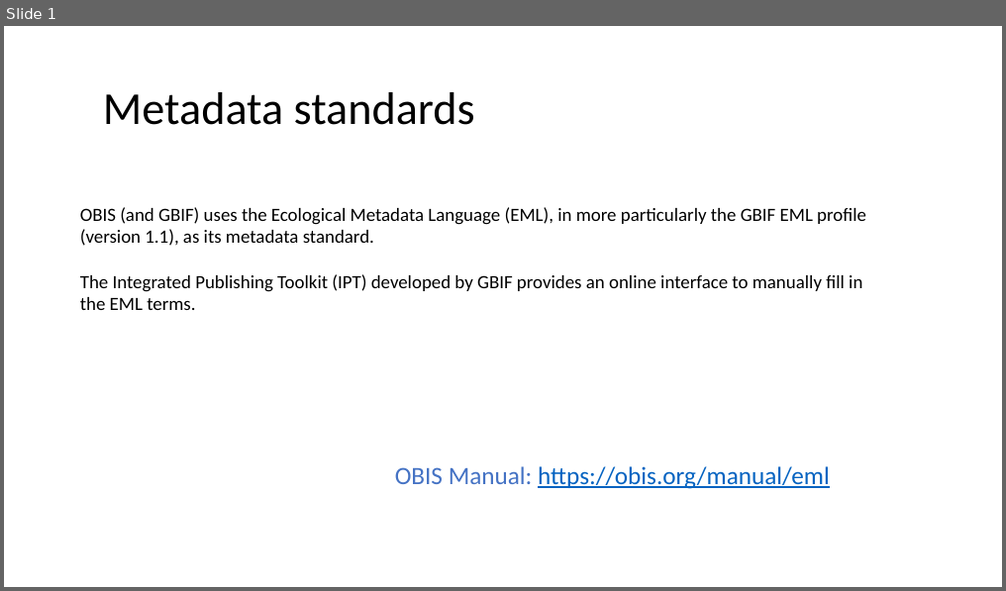
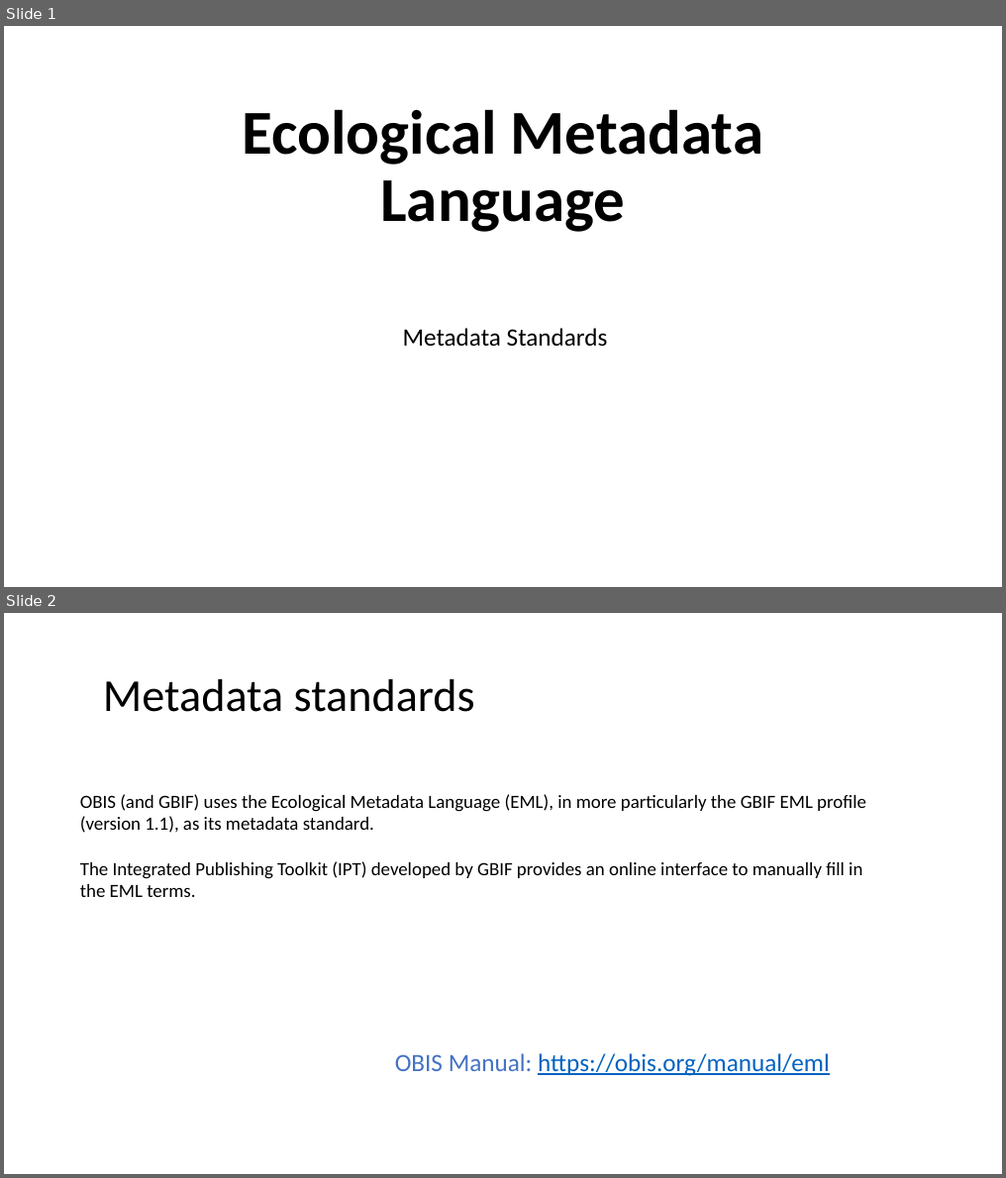
Before and after one commit to ocean-tracking-network/obis-workshop, a slide deck: 04 -EML standards.pptx. Shown one above the other, each under a label of ours: slide 1 before the commit, slides 1 and 2 after it. The pictures are 1006x591 and 1006x1178 pixels, drawn with LibreOffice and Linux fonts; fonts in the diff are those of the drawing; background and template pictures are left out. Boxes give left, top, right and bottom in pixels: in the first picture for what was removed or moved away, otherwise in the second. Text is boxed around its words. In the diff, an @@ line names an element or a change of style, - is before the commit and + after.

Commit message:
re-commit as updates to 03 and 04 didnt take.

```diff
--- a/04 -EML standards.pptx
+++ b/04 -EML standards.pptx
@@ slide 1 added at box(4, 26, 1002, 587), background picture (left out) @@
@@ title added at box(243, 109, 763, 232), 60 pt, text #000000, bold @@
+Ecological Metadata Language
@@ subtitle added at box(403, 328, 608, 347), 24 pt, text #000000 @@
+Metadata Standards
@@ what was slide 1 is now slide 2 @@
```
